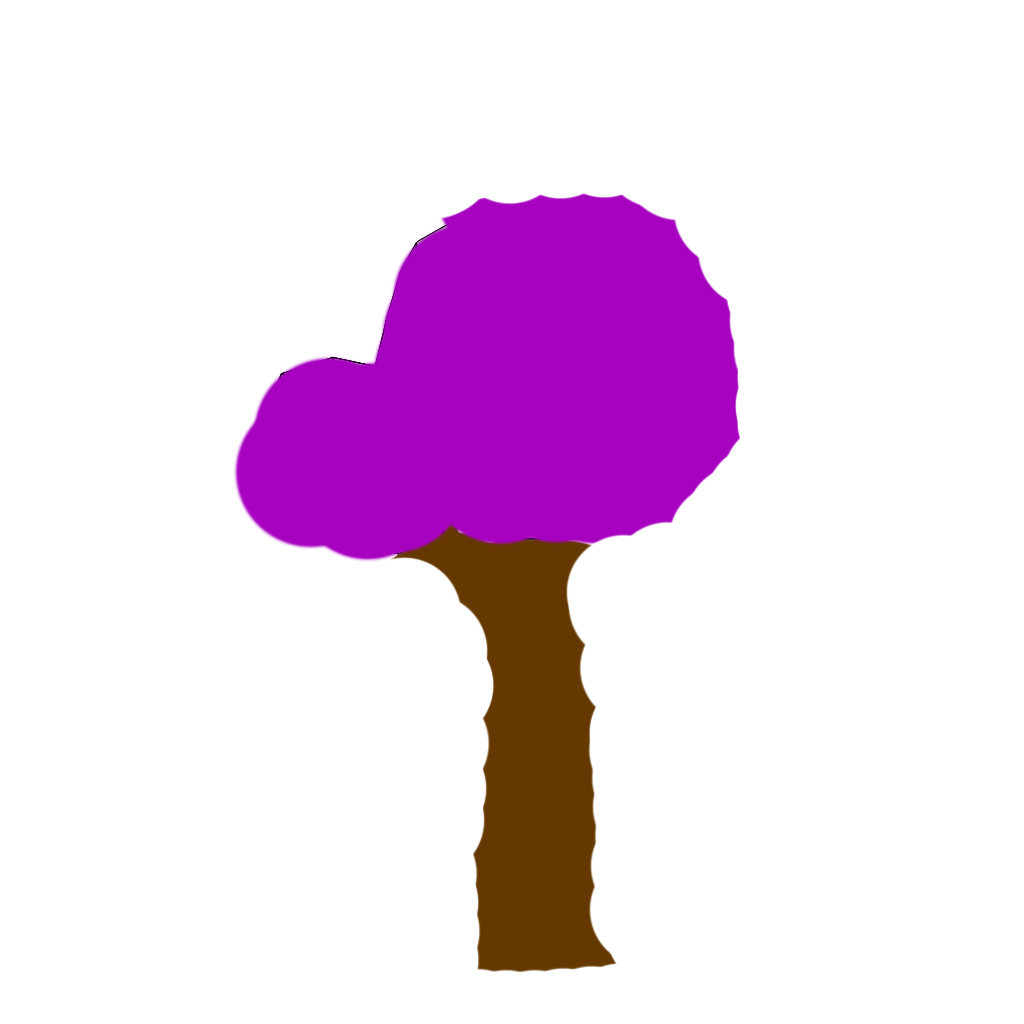
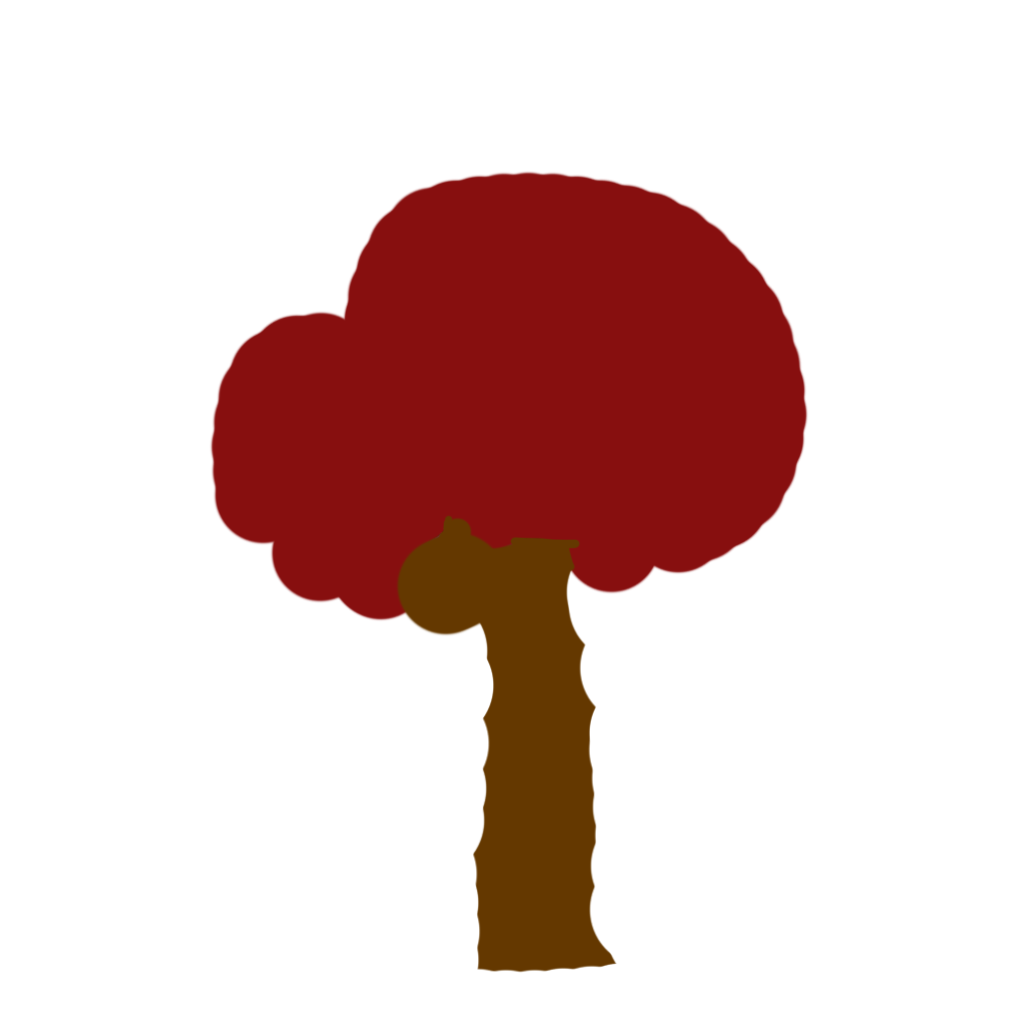
Two versions of the same layered image (w=1024, h=1024). Layer-by-layer changes:
painted on "Layer 2" over [209, 170, 809, 637]
painted on "Layer 1" over [521, 529, 542, 540]
